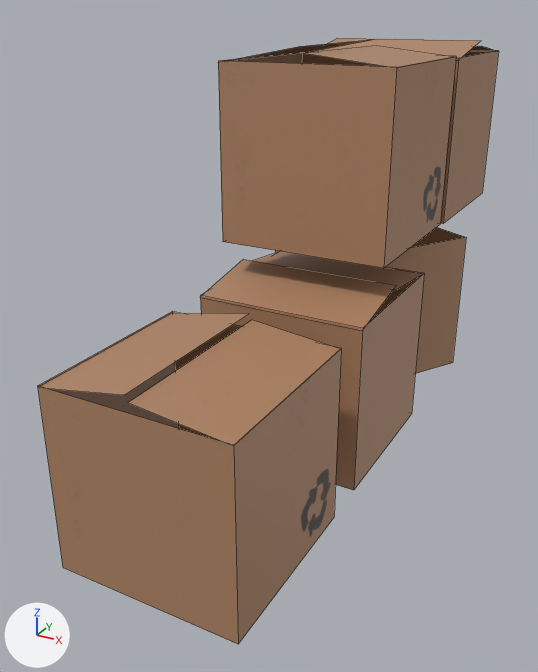
Two versions of the FBX model 3D Art/Regal/Kisten_Regal.fbx, one commit apart.
Both versions are drawn from a 50 mm camera at (3.56, -7.66, 5.86) aimed at (-0.4, -0.45, 2.26). Arrows for +X, +Y and +Z are at lower left; the lights stay in place. Mesh edges are drawn as thin lines. Where no turn or scale is listed for an object, it has been applied to the vertices.

Before the edit, the objects in view are built like this:
```python
me_cube = bpy.data.meshes.new('Cube')
me_cube.from_pydata(...)  # 72 vertices, 33 faces; spans x -1.71..1.04, y -3.56..3.84, z 0.85..5.51
me_cube.materials.append(mat_material)  # picture img_carton_png
ob_cube = bpy.data.objects.new('Cube', me_cube)
ob_cube.location = (0.0, 0.0, 0.0)
```
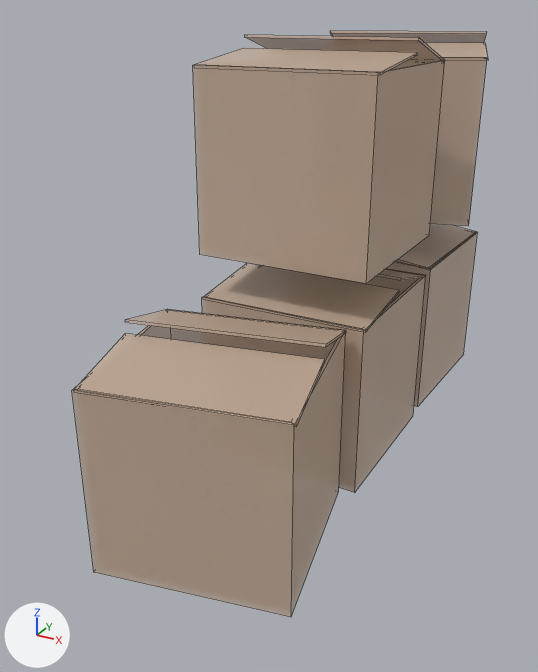
Diff of the bpy script that builds the scene:
```diff
--- a/3D Art/Regal/Kisten_Regal.fbx.py
+++ b/3D Art/Regal/Kisten_Regal.fbx.py
@@ img_carton_png @@
-img_carton_png = load_image('Carton.png', '../Carton/Carton.png', 1024, 1024, 'sRGB')
+img_carton_png = load_image('Carton.png', '../Carton/Carton.png', 1024, 1024, 'Non-Color')
@@ mat_material_004 @@
+mat_material_004 = bpy.data.materials.new('Material.004')
+# uses the picture img_carton_png
@@ mat_material_001 @@
+mat_material_001 = bpy.data.materials.new('Material.001')
+# uses the picture img_carton_png
@@ me_cube @@
 # used by ob_cube; location = (0.0, 0.0, 0.0)
-me_cube.from_pydata(...)  # 72 vertices, 33 faces; spans x -1.71..1.04, y -3.56..3.84, z 0.85..5.51
-me_cube.materials.append(mat_material)  # picture img_carton_png
+me_cube.from_pydata(...)  # 160 vertices, 130 faces; spans x -1.15..1.34, y -3.44..3.58, z 0.82..5.59
+# me_cube part 1: the loose piece of 8 vertices spanning x -1.0..1.0, y -1.0..1.0, z 0.85..2.85 is rebuilt with 16 vertices and now spans x -0.98..1.02, y -1.0..1.0, z 0.82..2.82, in mat_material_001
+# me_cube part 2: the loose piece of 8 vertices spanning x -1.0..1.0, y 1.65..3.65, z 3.32..5.32 is rebuilt with 16 vertices and now spans x -1.15..1.33, y 1.1..3.58, z 3.33..5.33, in mat_material_001
+# me_cube part 3: the loose piece of 8 vertices spanning x -1.71..1.04, y 1.09..3.84, z 0.85..2.85 is rebuilt with 16 vertices and now spans x -1.0..1.09, y 1.26..3.34, z 0.82..2.82, in mat_material_001
+# me_cube part 4: the loose piece of 8 vertices spanning x -1.0..1.01, y -0.5..1.5, z 3.35..5.35 is rebuilt with 16 vertices and now spans x -0.98..1.02, y -1.0..1.0, z 3.33..5.33, in mat_material_001
+# me_cube part 5: the loose piece of 8 vertices spanning x -1.0..1.01, y -3.56..-1.56, z 0.85..2.85 is rebuilt with 16 vertices and now spans x -1.11..1.25, y -3.44..-1.08, z 0.82..2.82, in mat_material_001
+# me_cube part 6: the loose piece of 4 vertices spanning x 0.01..1.0, y -3.56..-1.56, z 2.84..2.94 is rebuilt with 8 vertices and now spans x -0.9..1.26, y -3.43..-2.05, z 2.8..2.95, in mat_material_004
+# me_cube part 7: the loose piece of 4 vertices spanning x -1.0..1.0, y 0.0..1.0, z 2.84..2.94 is rebuilt with 8 vertices and now spans x -0.97..1.03, y 0.02..1.0, z 2.8..3.08, in mat_material_004
+# me_cube part 8: the loose piece of 4 vertices spanning x -1.0..1.0, y -1.01..-0.03, z 2.83..3.01 is rebuilt with 8 vertices and now spans x -0.97..1.03, y -0.99..0.01, z 2.8..2.95, in mat_material_004
+# me_cube part 9: the loose piece of 4 vertices spanning x -1.0..1.0, y 2.65..3.64, z 5.31..5.42 is rebuilt with 8 vertices and now spans x -1.14..1.05, y 2.08..3.58, z 5.31..5.59, in mat_material_004
+# me_cube part 10: the loose piece of 4 vertices spanning x -1.0..1.0, y 1.64..2.62, z 5.3..5.48 is rebuilt with 8 vertices and now spans x -0.86..1.34, y 1.11..2.63, z 5.31..5.46, in mat_material_004
+# me_cube part 11: the loose piece of 4 vertices spanning x -1.0..-0.02, y -3.56..-1.56, z 2.83..3.01 is deleted
+# me_cube part 12: 8 vertices removed from x -1.0..1.0, y -0.5..1.5, z 5.33..5.51; 40 vertices added at x -1.1..1.07, y -2.44..3.35, z 2.8..5.59
+me_cube.materials.append(mat_material_004)
+me_cube.materials.append(mat_material_001)
```

Pixel boxes [x1, y1, x2, y2] of what changed, in the pictures (538 x 672 px):
'Cube', surface changed, reshaped (10% narrower)
    before: [37, 38, 499, 644]
    after: [72, 31, 488, 617]
part 1 of me_cube, rebuilt
    before: [200, 251, 424, 490]
    after: [202, 265, 425, 493]
part 2 of me_cube, rebuilt
    before: [440, 50, 499, 224]
    after: [430, 57, 487, 226]
part 3 of me_cube, rebuilt
    before: [275, 227, 466, 374]
    after: [386, 232, 478, 407]
part 4 of me_cube, rebuilt
    before: [218, 52, 456, 268]
    after: [193, 61, 444, 284]
part 5 of me_cube, rebuilt (10% narrower, 7% shorter)
    before: [37, 311, 341, 644]
    after: [72, 309, 346, 617]
part 6 of me_cube, rebuilt (18% wider, 25% shorter)
    before: [128, 320, 340, 445]
    after: [74, 333, 325, 426]
part 7 of me_cube, rebuilt
    before: [253, 251, 423, 290]
    after: [377, 269, 426, 280]
part 8 of me_cube, rebuilt
    before: [201, 259, 396, 330]
    after: [204, 263, 399, 332]
part 9 of me_cube, rebuilt
    before: [470, 46, 496, 51]
    after: [330, 31, 487, 43]
part 10 of me_cube, rebuilt
    before: [313, 38, 480, 58]
    after: [426, 43, 488, 60]
part 11 of me_cube, deleted (brown)
    before: [40, 313, 248, 395]
part 12 of me_cube, built on
    before: [228, 40, 452, 67]
    after: [125, 35, 476, 347]
